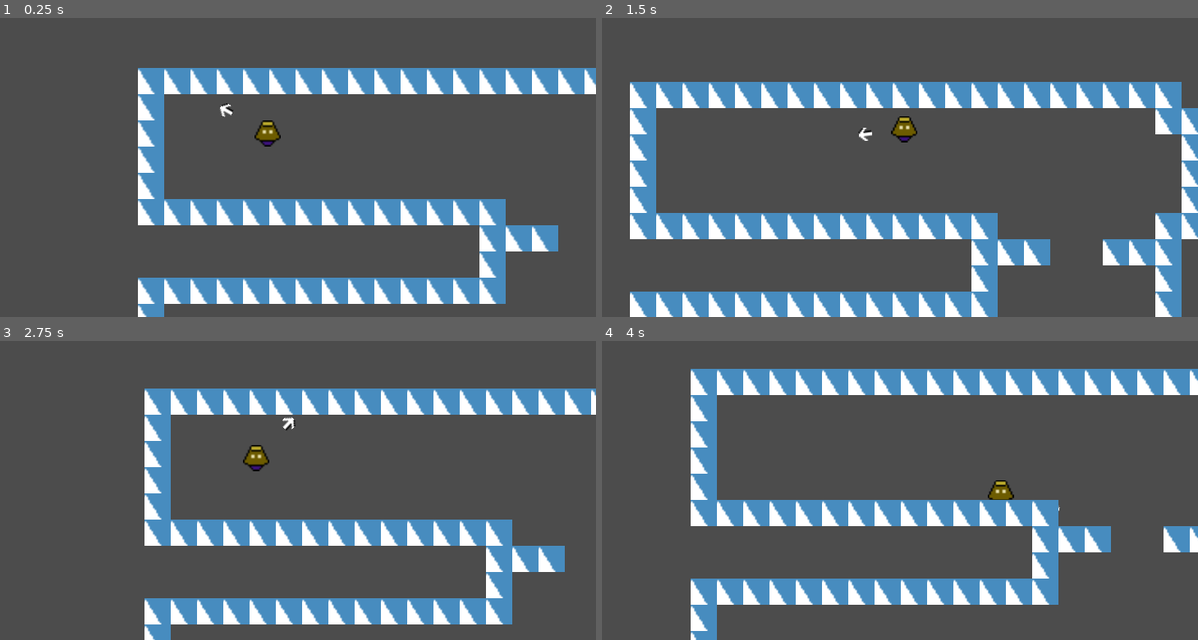
Above: before the commit, frames 1-4 (two rows, left to right).
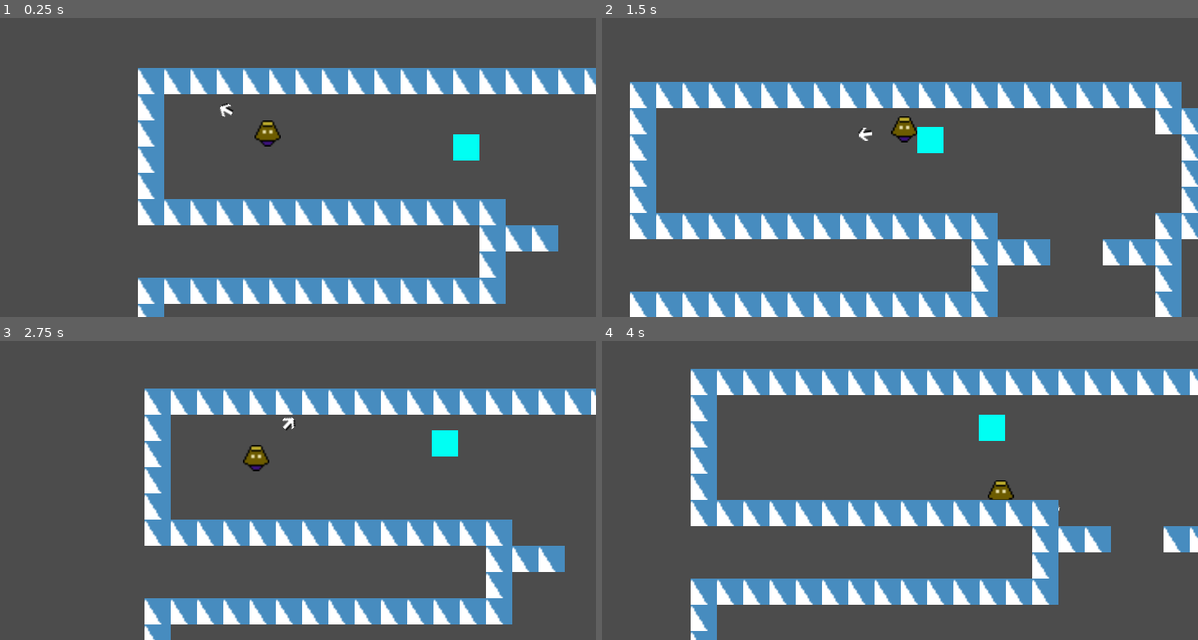
Above: after the commit, the same moments.

Repository: andrebariani/abracajur
Game: Godot game, scene res://src/world/World.tscn
The game is run twice, just before and just after one commit, with the same random seed, the same clock (stepped at 60 frames per second) and the same inputs. The engine's default icon, where the game draws it, is replaced by a stand-in: a white triangle on a blue panel in a dark square.
Inputs (mouse positions are in pixels of both pictures, inside the frame that each line leads up to):
- Up to frame 1 (0.25 s): no input
- Up to frame 2 (1.5 s): tap Enter at 0.5 s; move the mouse to (1013, 113) at 0.52 s; hold D 0.53-1.28 s; tap Q at 0.6 s; tap Space (ui_select) at 0.77 s; move the mouse to (739, 152) at 1.27 s; hold S from 1.28 s (still down); tap E at 1.35 s
- Up to frame 3 (2.75 s): tap Space (ui_select) at 1.52 s; move the mouse to (333, 376) at 2.02 s; release S at 2.03 s; hold D from 2.03 s (still down); tap R at 2.1 s
- Up to frame 4 (4 s): move the mouse to (834, 529) at 2.77 s; release D at 2.78 s; hold W 2.78-3.53 s; tap F at 2.85 s; tap Space (ui_select) at 3.02, 3.77 s; move the mouse to (1066, 511) at 3.52 s; hold A from 3.53 s (still down); tap Q at 3.6 s

The runs differ from the first frame. In frame 1, 0.4% of the frame differs, in the area x 76-81%, y 38-48%; in frame 2, 0.4%; in frame 3, 0.4%; in frame 4, 0.4%.

Commit message:
InimigoParaPerseguição

Diff:
--- a/src/enemies/Enemy.gd
+++ b/src/enemies/Enemy.gd
@@ -1,7 +1,10 @@
 extends KinematicBody2D
 
+const FRICTION = 200
+const ACCELERATION = 200
+
 export var max_hp = 3
-export var speed = 30
+export var MAX_SPEED = 50
 onready var hp = max_hp
 var MoveDirection = Vector2.ZERO
 
--- a/src/enemies/Geladeira.gd
+++ b/src/enemies/Geladeira.gd
@@ -6,6 +6,7 @@
 }
 
 onready var AggroBox = $AggroBox
+onready var rayCast = $RayCast2D
 var state = WANDER
 
 func _ready():
@@ -13,17 +14,28 @@
 
 
 
-func _process(delta):
+func _physics_process(delta):
 	match state:
 		WANDER:
 			seek_player()
+			MoveDirection = MoveDirection.move_toward(Vector2.ZERO,FRICTION * delta)
 		CHASE:
 			var player = AggroBox.target
 			if player != null:
-				var direction = (player.global_position - global_position).normalized()
-				MoveDirection = MoveDirection.move_toward(direction * speed, 100 * speed)
+				var direction = player.global_position - global_position
+				rayCast.cast_to = direction
+				rayCast.force_raycast_update()
+				if !rayCast.is_colliding():
+					MoveDirection = MoveDirection.move_toward(direction.normalized() * MAX_SPEED, delta * ACCELERATION)
+				else:
+					state = WANDER
+			else:
+				state = WANDER
+
 	MoveDirection = move_and_slide(MoveDirection)
-	print(state)
+
+
+
 func seek_player():
 	if AggroBox.can_see():
 		state = CHASE
--- a/src/enemies/Geladeira.tscn
+++ b/src/enemies/Geladeira.tscn
@@ -5,7 +5,7 @@
 [ext_resource path="res://src/enemies/Geladeira.gd" type="Script" id=3]
 
 [node name="Geladeira" instance=ExtResource( 1 )]
-collision_mask = 2
+collision_mask = 3
 script = ExtResource( 3 )
 
 [node name="ColorRect" parent="." index="1"]
@@ -14,4 +14,6 @@
 [node name="AggroBox" parent="." index="4" instance=ExtResource( 2 )]
 collision_layer = 0
 
+[node name="RayCast2D" type="RayCast2D" parent="." index="5"]
+
 [editable path="Hurtbox"]
--- a/src/player/Player.tscn
+++ b/src/player/Player.tscn
@@ -50,7 +50,7 @@
 
 [node name="Pointer" type="Sprite" parent="."]
 texture = ExtResource( 3 )
-offset = Vector2( 31.439, 0 )
+offset = Vector2( 32.0523, 0 )
 
 [node name="CollisionShape2D" type="CollisionShape2D" parent="."]
 shape = SubResource( 1 )
--- a/src/world/World.tscn
+++ b/src/world/World.tscn
@@ -1,12 +1,13 @@
-[gd_scene load_steps=5 format=2]
+[gd_scene load_steps=6 format=2]
 
 [ext_resource path="res://src/player/Player.tscn" type="PackedScene" id=1]
 [ext_resource path="res://icon.png" type="Texture" id=2]
+[ext_resource path="res://src/enemies/Geladeira.tscn" type="PackedScene" id=3]
 
-[sub_resource type="ConvexPolygonShape2D" id=2]
+[sub_resource type="ConvexPolygonShape2D" id=1]
 points = PoolVector2Array( 0, 0, 16, 0, 16, 16, 0, 16 )
 
-[sub_resource type="TileSet" id=1]
+[sub_resource type="TileSet" id=2]
 0/name = "icon.png 0"
 0/texture = ExtResource( 2 )
 0/tex_offset = Vector2( 0, 0 )
@@ -49,3 +50,6 @@
 current = true
 smoothing_enabled = true
 smoothing_speed = 2.0
+
+[node name="Geladeira" parent="." instance=ExtResource( 3 )]
+position = Vector2( 215.879, 64.2684 )
Not shown: 2 places in src/world/World.tscn that only renumber resources
Not shown, changed: .gitignore
